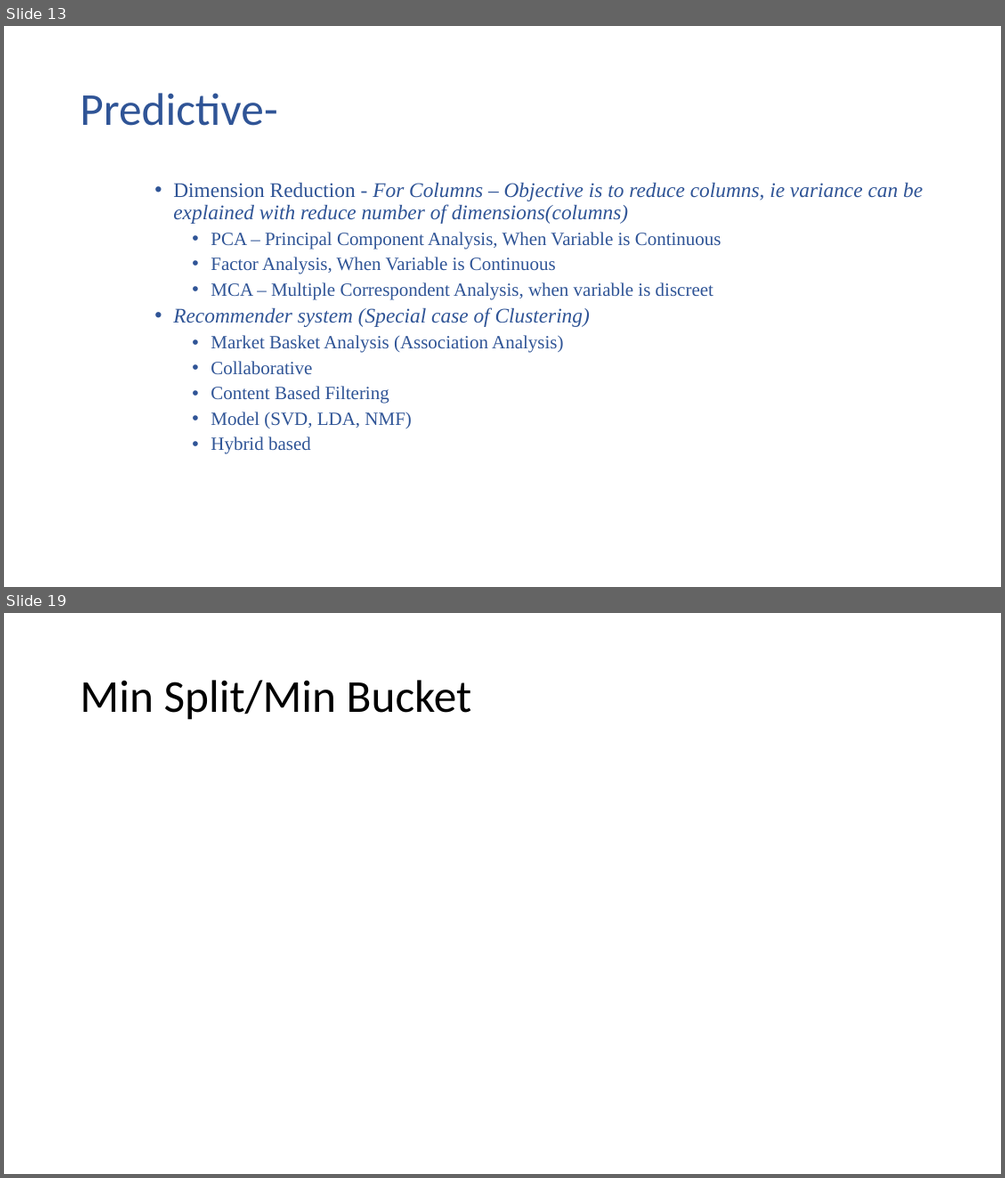
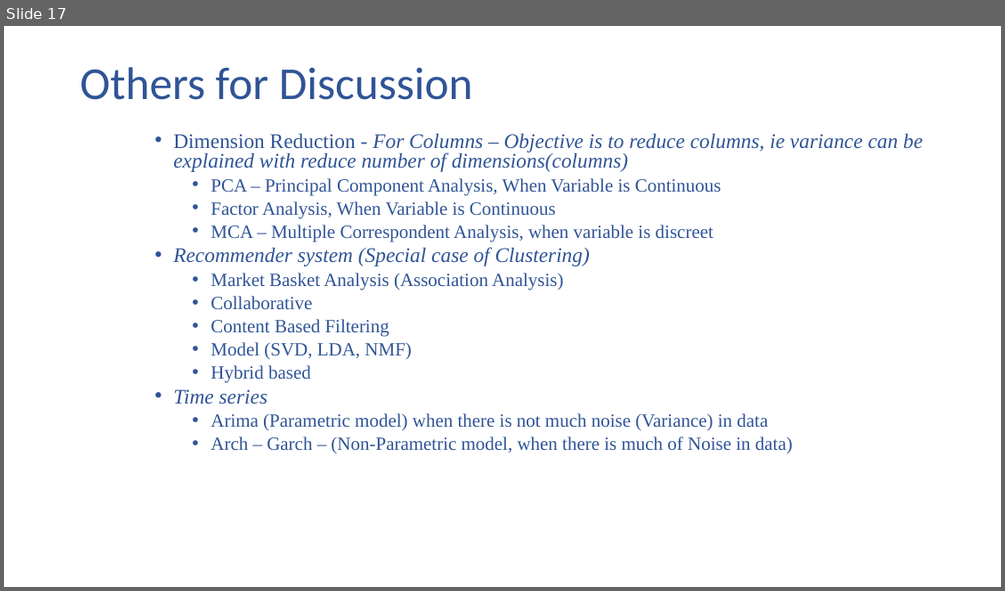
Before and after one commit to SJharbade/ML_Training, a slide deck: Docs/Basics.pptx. Shown one above the other, each under a label of ours: slides 13 and 19 before the commit, slide 17 after it; the slides between them are not shown. The pictures are 1005x1178 and 1005x591 pixels, drawn with LibreOffice and Linux fonts; fonts in the diff are those of the drawing. Boxes give left, top, right and bottom in pixels: in the first picture for what was removed or moved away, otherwise in the second. Text is boxed around its words. In the diff, an @@ line names an element or a change of style, - is before the commit and + after.

```diff
--- a/Docs/Basics.pptx
+++ b/Docs/Basics.pptx
@@ slide 19 removed at (4, 613, 1001, 1174), background #FFFFFF @@
@@ title removed at (80, 680, 472, 720) @@
-Min Split/Min Bucket
@@ what was slide 13 is now slide 17 @@
@@ slide 17 changed as well @@
@@ title at (80, 67, 473, 100): text changed @@
-Predictive-
+Others for Discussion
@@ text "Dimension Reduction - For Columns ...": place and size @@
-text "Dimension Reduction - For Columns ..." at (173, 183, 922, 454)
+text "Dimension Reduction - For Columns ..." at (173, 134, 922, 453)
@@ text at (173, 134, 922, 383): line spacing 0.9 to 0.8 @@
@@ text at (173, 389, 793, 453): paragraphs added @@
+    • Time series
+      • Arima (Parametric model) when there is not much noise (Variance) in data
+      • Arch – Garch – (Non-Parametric model, when there is much of Noise in data)
```
Also in this commit, not shown: 1 other slide changed, 11 slides added, 76 other slides removed, 8 other files.
